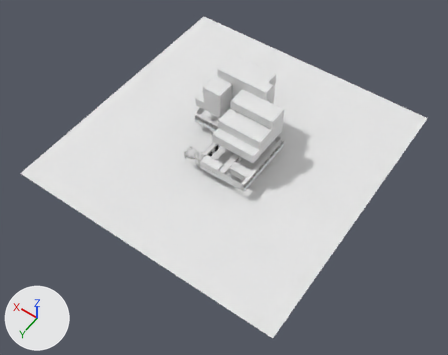
What one commit did to the glTF model build/floor_2.glb.
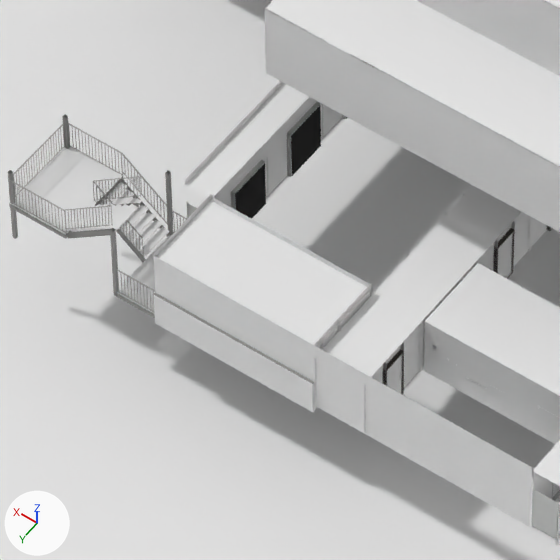
Each version appears first whole from a 50 mm lens placed at (-55.9, 86.2, 139.7), pointed at (7.5, -2.5, 0.3), and next in a close-up on the part from 41% to 54% of the width and 38% to 55% of the height. Arrows for +X, +Y and +Z are at lower left; the lights stay in place. The first two pictures are the older version. Where no turn or scale is listed for an object, it has been applied to the vertices. Vertices at exactly the same position are counted once.

In view in the first close-up: 'Bal_facade', 'Bal_floor', 'Bal_part', 'Ceiling', 'Gallery_parapet', 'J2_roomwall', 'J2_wincurtain', 'Massing', 'NorthStair_deck', 'NorthStair_rail', 'NorthStair_steel', 'Wall_008' and 21 more.
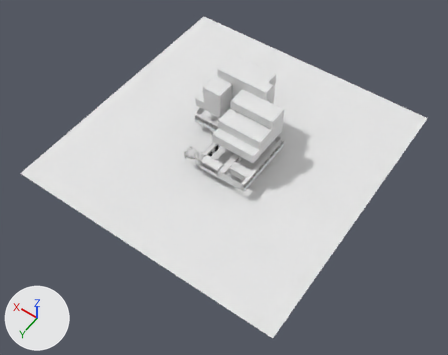
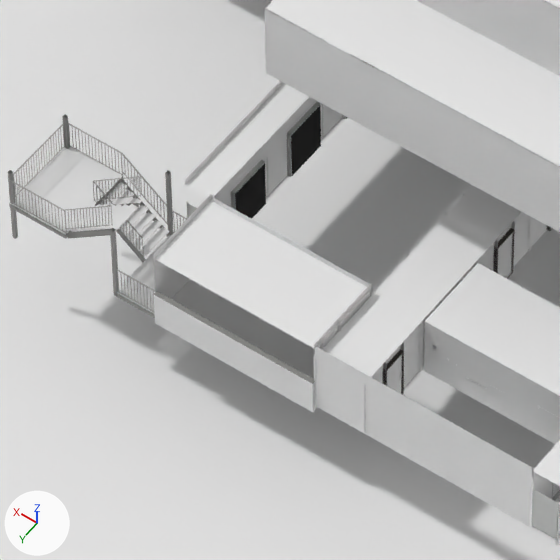
Pixel boxes (x1, y1, x2, y2) of what changed, in the close-ups (560 x 560 px; the box of a moved part takes in the faces that stretch with it):
part 1 of me_massing, moved or reshaped: before (154, 256, 532, 527); after (315, 346, 532, 527)
'Floor', unchanged, uncovered by the edit: before (404, 230, 548, 390); after (172, 230, 548, 390)

What changed in the scene script:
```text
Change me_massing:
    where me_massing.from_pydata(...)  # 425 vertices, 334 faces; spans x -30.0..56.0, y -58.1..30.0, z -0.1..20.3
    used by ob_massing; location = (0.0, 0.0, 0.0)
    me_massing part 1
    me_massing.vertices[0].co: (13.8, 0.0, 2.9) -> (7.8, 0.0, 2.9)  # not seen -> pixel (316, 406)
    me_massing.vertices[3].co: (13.8, 0.0, 5.8) -> (7.8, 0.0, 5.8)  # pixel (153, 255) -> pixel (315, 346)
```
